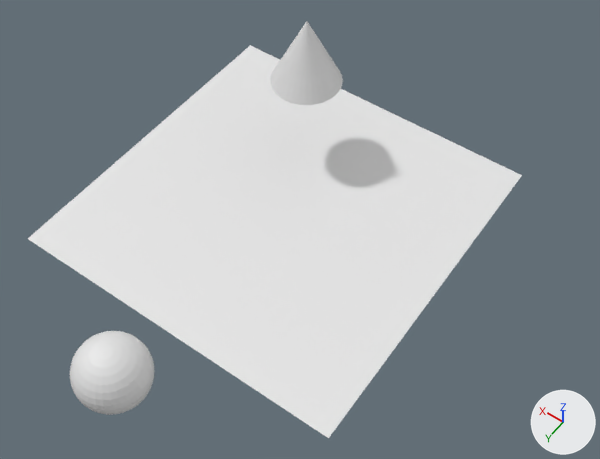
A saved change to the Blender file Physik/DynamischeWellenTEST.blend.
Rendered twice from a 50 mm lens placed at (-9.15, 11.95, 18.16), pointed at (-1.67, 1.48, 1.7). The axes (+X, +Y, +Z) are drawn at lower right. The lights are the same throughout.

Script lines for the objects in view, before the commit:
```python
me_cone = bpy.data.meshes.new('Cone')
me_cone.from_pydata(...)  # a 32-sided cone pointing to +z spanning x -1.0..1.0, y -1.0..1.0, z -1.0..1.0
me_plane = bpy.data.meshes.new('Plane')
me_plane.from_pydata(...)  # 2704 vertices, 2601 faces; spans x -1.0..1.0, y -1.0..1.0, z 0.0
me_sphere = bpy.data.meshes.new('Sphere')
me_sphere.from_pydata(...)  # a UV sphere (32 segments, 16 rings, poles along z) spanning x -1.0..1.0, y -1.0..1.0, z -1.0..1.0
ob_cone = bpy.data.objects.new('Cone', me_cone)
ob_cone.location = (0.79, -2.27, 3.65)
ob_plane = bpy.data.objects.new('Plane', me_plane)
ob_plane.location = (0.0, 0.0, 0.0)
ob_plane.scale = (5.0, 5.0, 1.0)
ob_sphere = bpy.data.objects.new('Sphere', me_sphere)
ob_sphere.location = (0.15, 6.71, 0.21)
```
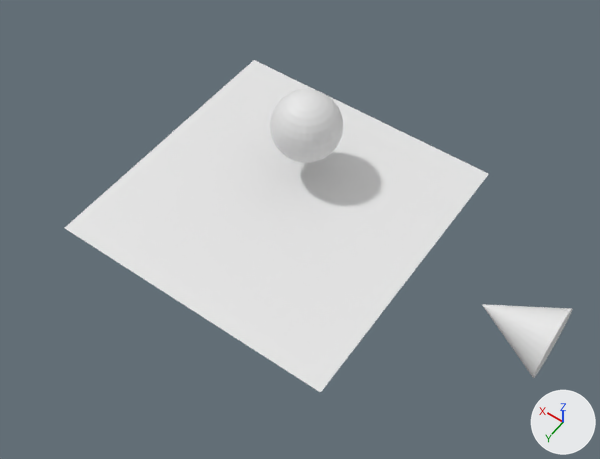
What differs and where, as boxes [x1, y1, x2, y2] in the pictures (600 x 459 px):
```json
{"object": "Plane", "change": "moved, rescaled", "before": [28, 45, 522, 438], "after": [65, 60, 488, 392], "on screen": "14% narrower, 15% shorter"}
{"object": "Sphere", "change": "moved", "before": [69, 331, 154, 415], "after": [270, 89, 343, 163]}
{"object": "Cone", "change": "moved, turned", "before": [270, 21, 343, 105], "after": [482, 304, 573, 378]}
```

The change, as JSON lines over the scene's bpy script:
```json
{"op": "set", "path": "ob_cone.location", "old": "(0.79, -2.27, 3.65)", "new": "(-7.15, -0.34, 0.0)"}
{"op": "set", "path": "ob_cone.rotation_euler", "old": "(0.0, 0.0, 0.0)", "new": "(0.0, 1.571, 0.0)", "note": "degrees (0, 0, 0) -> degrees (0, 90, 0)"}
{"op": "set", "path": "ob_sphere.location", "old": "(0.15, 6.71, 0.21)", "new": "(0.15, -1.39, 1.96)"}
{"op": "set", "path": "ob_plane.location", "old": "(0.0, 0.0, 0.0)", "new": "(0.0, 0.0, 0.26)"}
{"op": "set", "path": "ob_plane.scale", "old": "(5.0, 5.0, 1.0)", "new": "(4.26, 4.26, 0.851)"}
```
